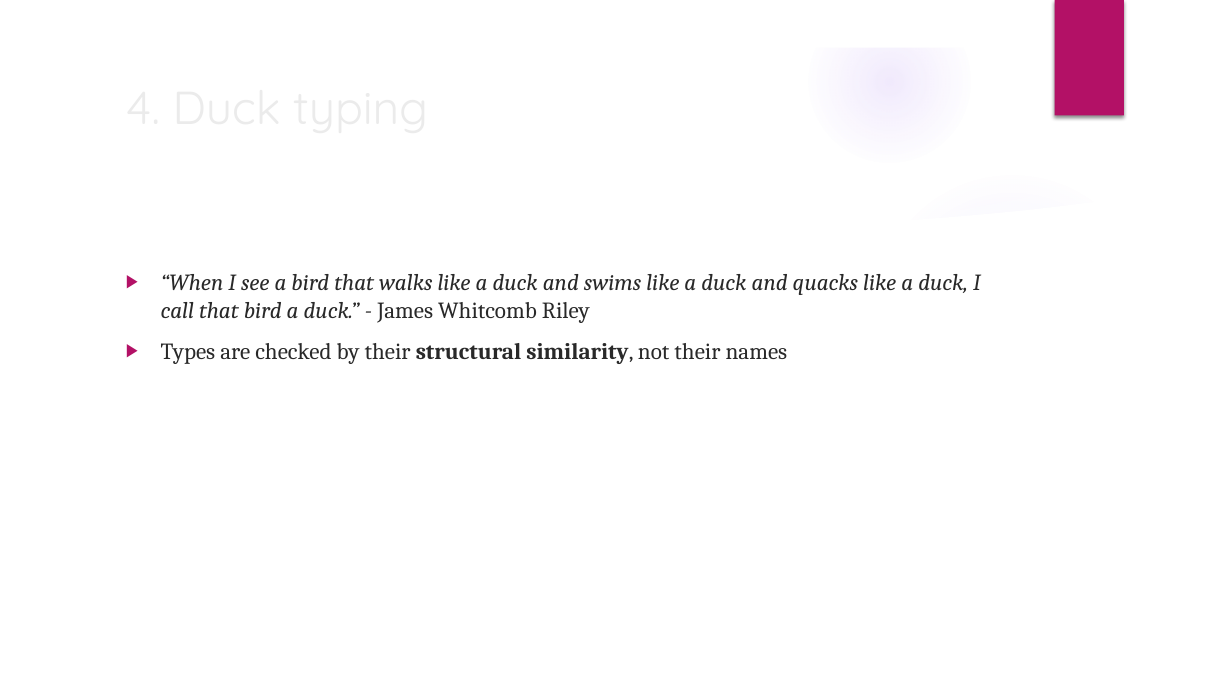
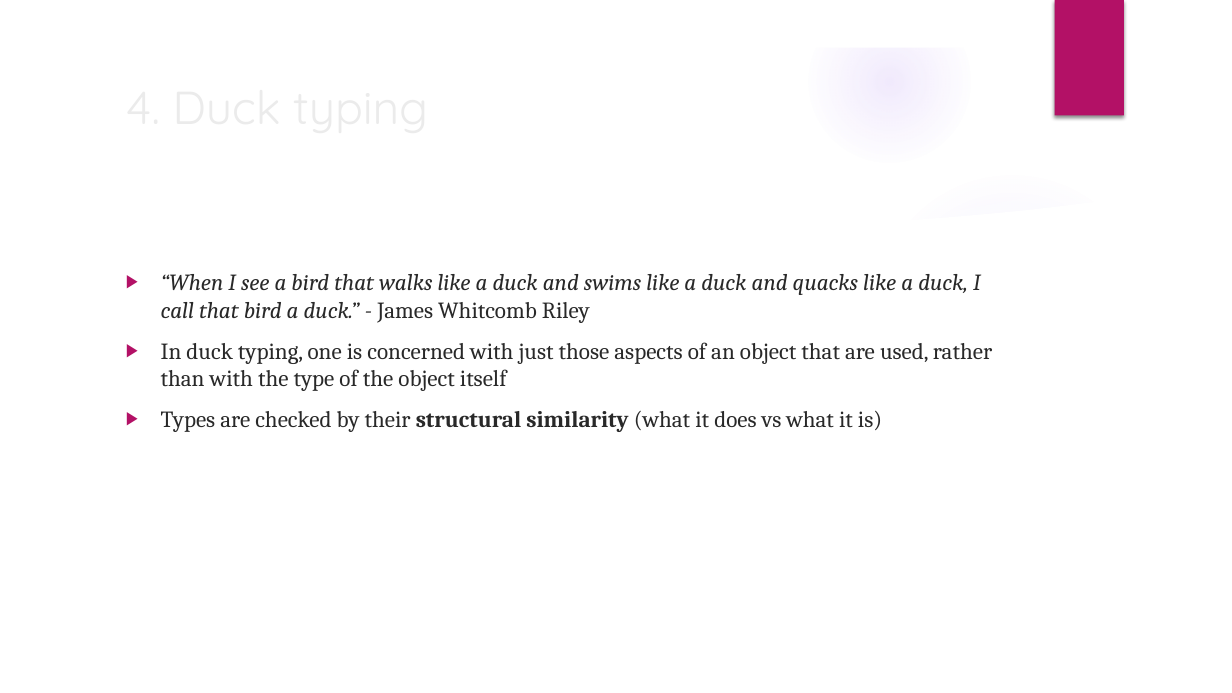
Before and after one commit to 94adi/DesignPatterns, a slide deck: slide 7 of Proxy/Presentation/dynamicLogger.pptx. Drawn at 1232x693 pixels with LibreOffice and Linux fonts; fonts in the diff are those of the drawing; background and template pictures are left out. Boxes give left, top, right and bottom in pixels: in the first picture for what was removed or moved away, otherwise in the second. Text is boxed around its words. In the diff, an @@ line names an element or a change of style, - is before the commit and + after.

Commit message:
Presentation 2

```diff
--- a/Proxy/Presentation/dynamicLogger.pptx
+++ b/Proxy/Presentation/dynamicLogger.pptx
@@ text at (161, 342, 992, 432): text changed @@
-▶ Types are checked by their structural similarity, not their names
+▶ In duck typing, one is concerned with just those aspects of an object that are used, rather than with the type of the object itself
+▶ Types are checked by their structural similarity (what it does vs what it is)
```
Also in this commit, not shown: 3 other files.
